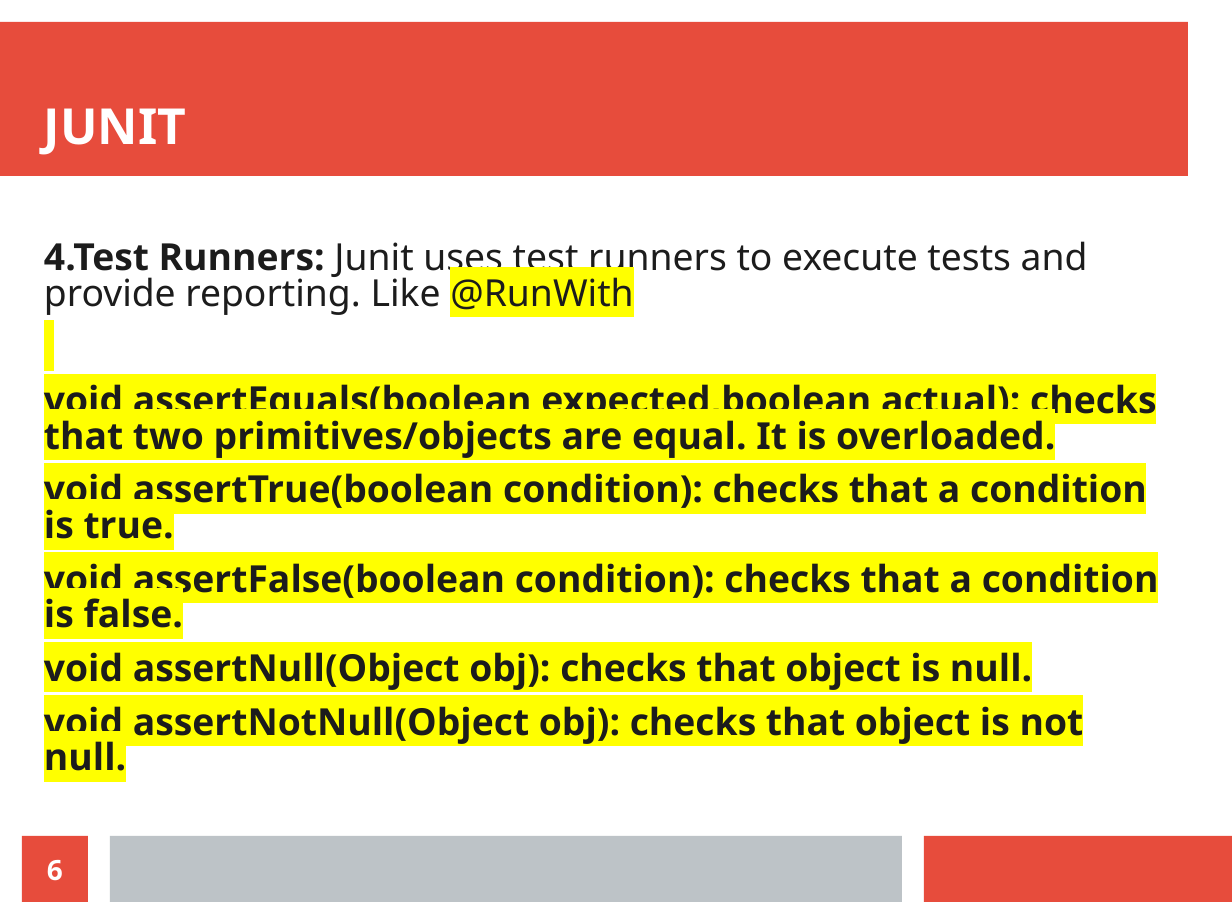
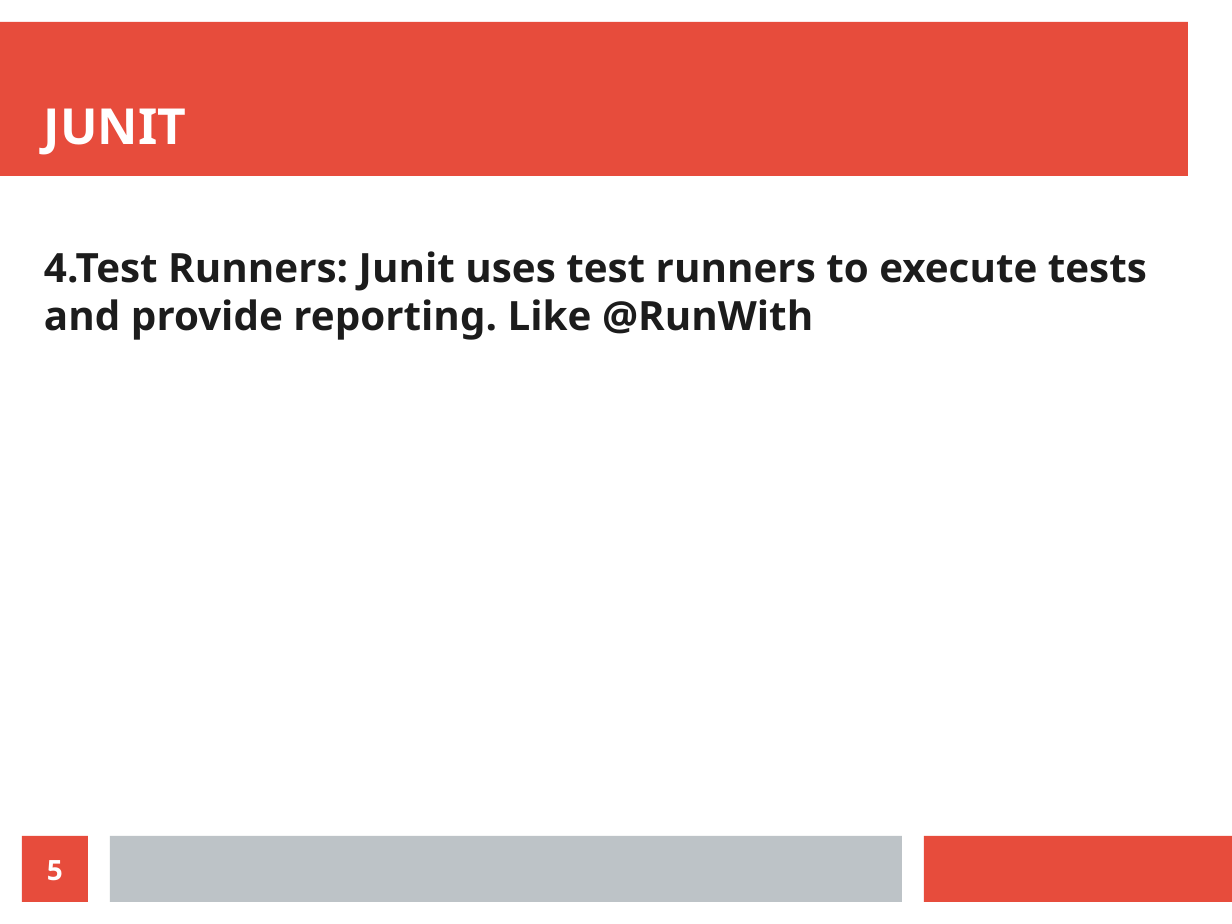
Before and after one commit to DineshArumug/Visteon_JUnit, a slide deck: slide 5 of Unit testing'.odp (slide 6 before the commit). Drawn at 1232x924 pixels with LibreOffice and Linux fonts; fonts in the diff are those of the drawing. Boxes give left, top, right and bottom in pixels: in the first picture for what was removed or moved away, otherwise in the second. Text is boxed around its words. In the diff, an @@ line names an element or a change of style, - is before the commit and + after.

```diff
--- a/Unit testing'.odp
+++ b/Unit testing'.odp
@@ text "4.Test Runners: Junit uses test ..." at [44, 251, 1147, 340]: size 24.1 to 26 pt; highlight #FFFF00 to none in "@RunWith"; bold on in "Junit uses test runners to execute tests ..."; line spacing 0.8 to 1 @@
@@ text at [44, 384, 1159, 771]: paragraphs removed @@
-void assertEquals(boolean expected,boolean actual): checks that two primitives/objects are equal. It is overloaded.
-void assertTrue(boolean condition): checks that a condition is true.
-void assertFalse(boolean condition): checks that a condition is false.
-void assertNull(Object obj): checks that object is null.
-void assertNotNull(Object obj): checks that object is not null.
@@ page number at [47, 860, 63, 881]: text changed @@
-6
+5
```
Also in this commit, not shown: 11 other slides changed, 1 slide removed, 2 other files.
